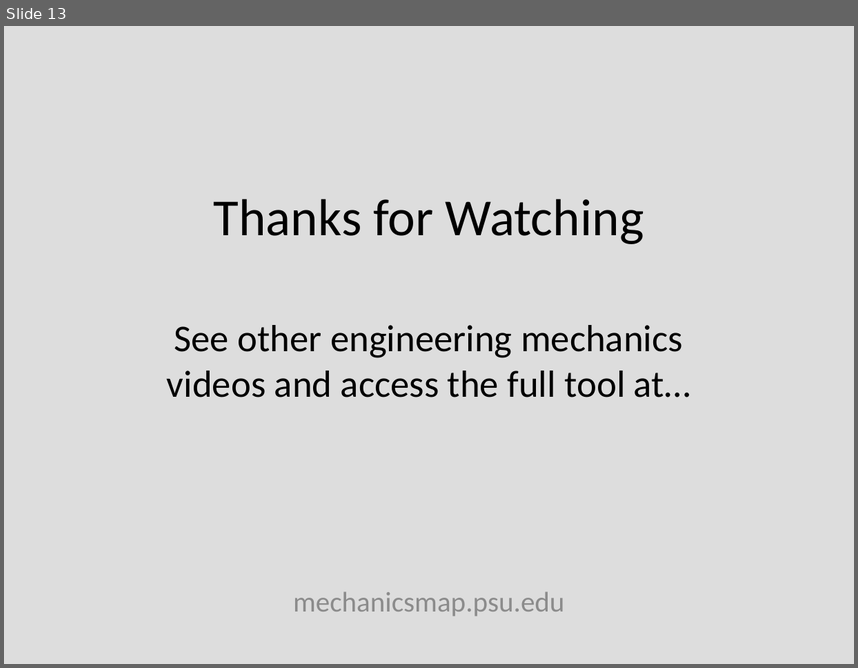
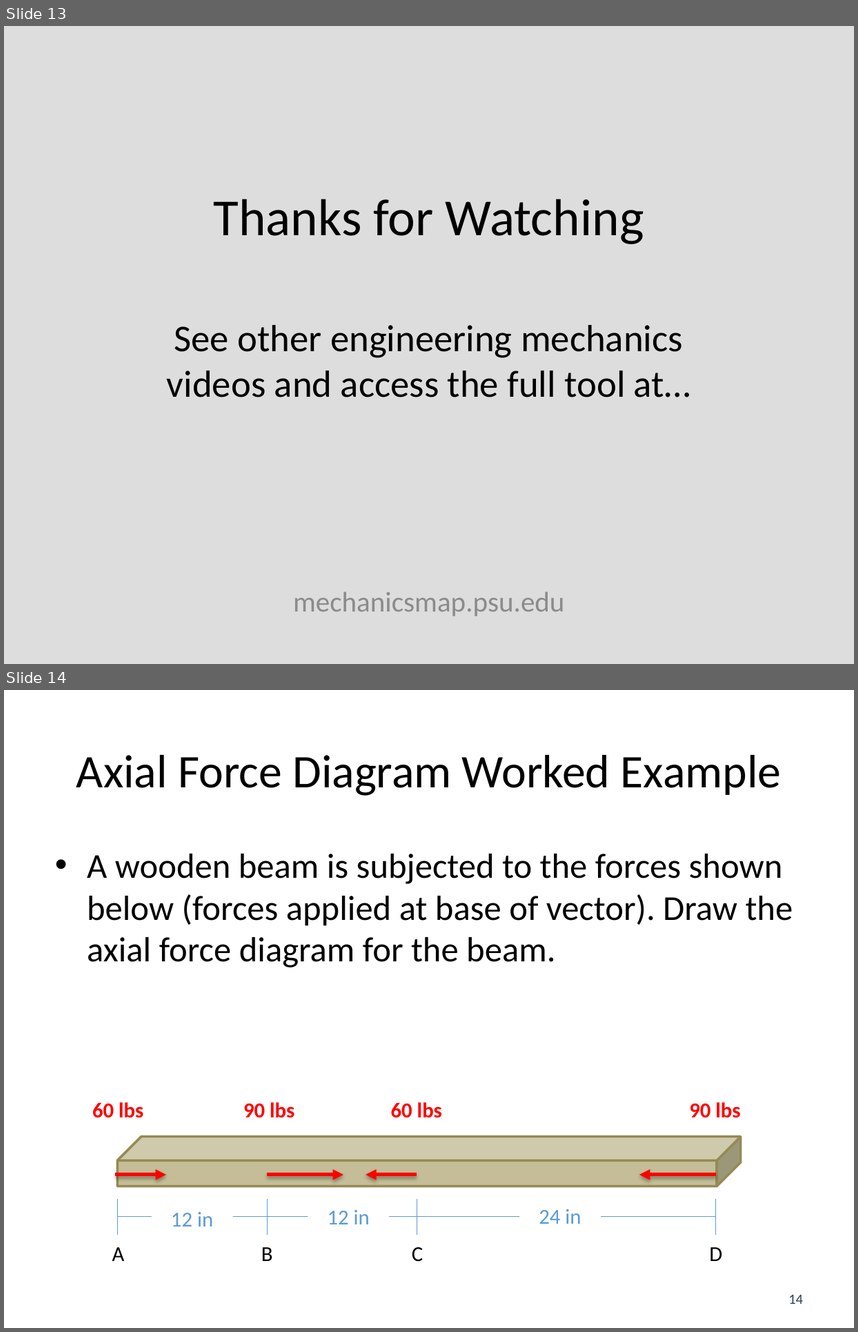
Before and after one commit to JacobMoore/mechanics_textbook, a slide deck: Lecture Slides/VideoLectureSlides/6.3.pptx. Shown one above the other, each under a label of ours: slide 13 before the commit, slides 13 and 14 after it. The pictures are 858x668 and 858x1332 pixels, drawn with LibreOffice and Linux fonts; fonts in the diff are those of the drawing; background and template pictures are left out. Boxes give left, top, right and bottom in pixels: in the first picture for what was removed or moved away, otherwise in the second. Text is boxed around its words. In the diff, an @@ line names an element or a change of style, - is before the commit and + after.

Commit message:
Chapter 6 Worked Problems
Added Worked problems to sections 6.2, 6.3, and 6.4

```diff
--- a/Lecture Slides/VideoLectureSlides/6.3.pptx
+++ b/Lecture Slides/VideoLectureSlides/6.3.pptx
@@ slide 14 added at (4,690,854,1328), background #FFFFFF @@
@@ title added at (76,755,781,796), 39.6 pt, text #000000 @@
+Axial Force Diagram Worked Example
@@ text added at (87,854,793,967), 29.6 pt, text #000000 @@
+• A wooden beam is subjected to the forces shown below (forces applied at base of vector). Draw the axial force diagram for the beam.
@@ text added at (92,1102,143,1118), 18 pt, text #FF0000, bold @@
+60 lbs
@@ text added at (243,1102,294,1118), 18 pt, text #FF0000, bold @@
+90 lbs
@@ text added at (391,1102,442,1118), 18 pt, text #FF0000, bold @@
+60 lbs
@@ text added at (689,1102,740,1118), 18 pt, text #FF0000, bold @@
+90 lbs
@@ cube added at (117,1136,740,1185), fill #C4BD97, outline #948A54 2 pt @@
@@ arrow added from (115, 1174) to (166, 1174), #FF0000 3 pt @@
@@ arrow added from (267, 1174) to (343, 1174), #FF0000 3 pt @@
@@ arrow added from (417, 1174) to (366, 1174), #FF0000 3 pt @@
@@ arrow added from (716, 1174) to (639, 1174), #FF0000 3 pt @@
@@ line added from (117, 1199) to (117, 1234), #5B9BD5 0.5 pt @@
@@ line added from (267, 1199) to (267, 1234), #5B9BD5 0.5 pt @@
@@ line added from (417, 1199) to (417, 1234), #5B9BD5 0.5 pt @@
@@ line added from (716, 1199) to (716, 1234), #5B9BD5 0.5 pt @@
@@ line added from (716, 1216) to (117, 1216), #5B9BD5 0.5 pt @@
@@ text added at (171,1212,213,1226), 18 pt, text #5B9BD5 @@
+12 in
@@ text added at (328,1210,370,1224), 18 pt, text #5B9BD5 @@
+12 in
@@ text added at (539,1209,581,1223), 18 pt, text #5B9BD5 @@
+24 in
@@ text added at (112,1247,125,1261), 18 pt, text #000000 @@
+A
@@ text added at (261,1247,273,1261), 18 pt, text #000000 @@
+B
@@ text added at (412,1247,423,1261), 18 pt, text #000000 @@
+C
@@ text added at (709,1247,722,1261), 18 pt, text #000000 @@
+D
@@ page number added at (789,1294,803,1303), 12 pt, text #254061 @@
+14
```
Also in this commit, not shown: 1 slide changed, 18 other files.
